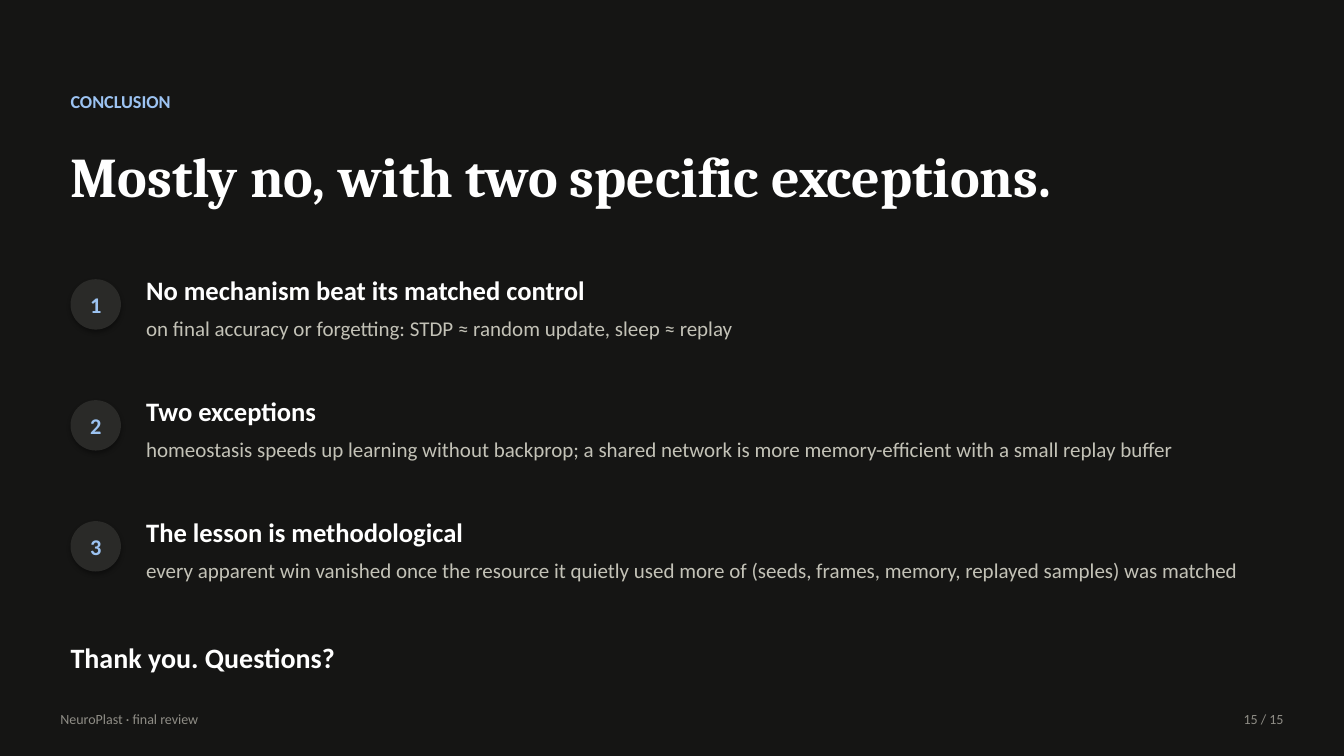
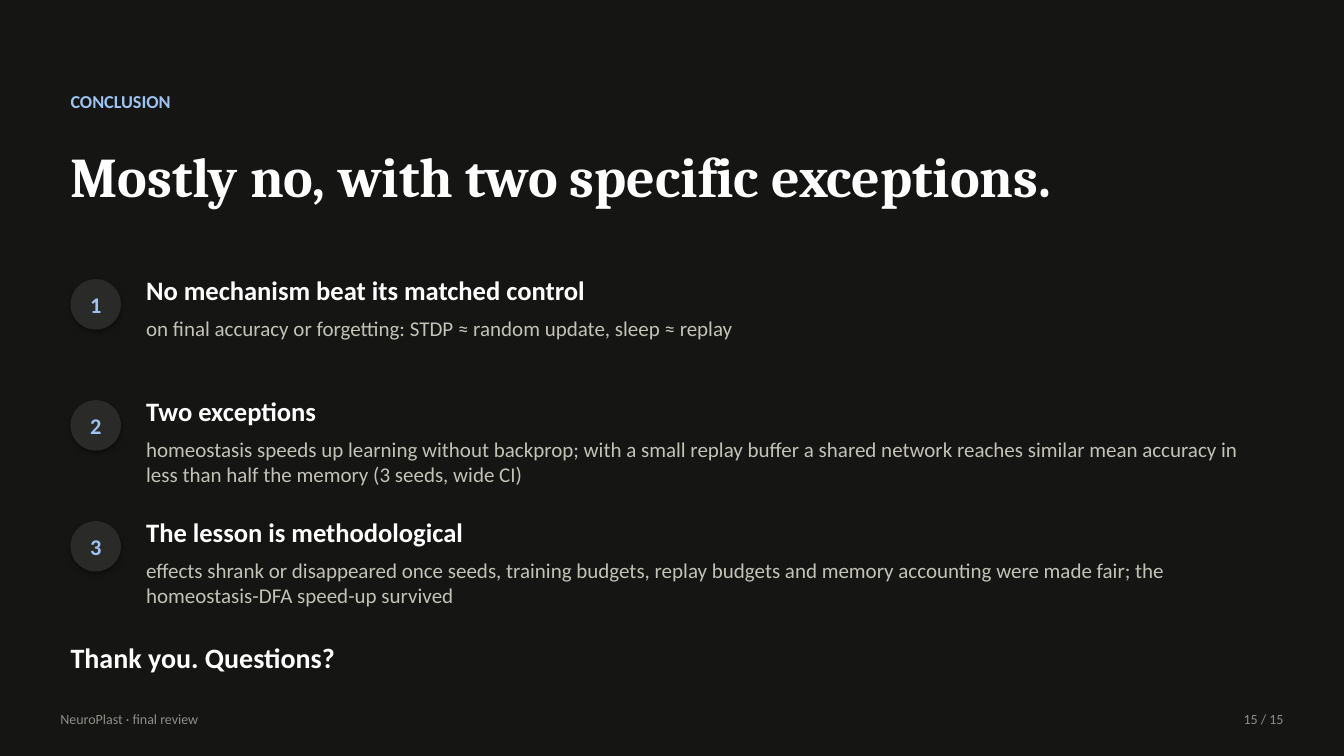
Before and after one commit to VT69/NeuroPlast, a slide deck: slide 15 of presentation/NeuroPlast_final_review.pptx. Drawn at 1344x756 pixels with LibreOffice and Linux fonts; fonts in the diff are those of the drawing. Boxes give left, top, right and bottom in pixels: in the first picture for what was removed or moved away, otherwise in the second. Text is boxed around its words. In the diff, an @@ line names an element or a change of style, - is before the commit and + after.

```diff
--- a/presentation/NeuroPlast_final_review.pptx
+++ b/presentation/NeuroPlast_final_review.pptx
@@ text at [146, 442, 1237, 486]: text changed @@
-homeostasis speeds up learning without backprop; a shared network is more memory-efficient with a small replay buffer
+homeostasis speeds up learning without backprop; with a small replay buffer a shared network reaches similar mean accuracy in less than half the memory (3 seeds, wide CI)
@@ text at [146, 563, 1163, 607]: text changed @@
-every apparent win vanished once the resource it quietly used more of (seeds, frames, memory, replayed samples) was matched
+effects shrank or disappeared once seeds, training budgets, replay budgets and memory accounting were made fair; the homeostasis-DFA speed-up survived
```
Also in this commit, not shown: 4 other slides changed, 27 other files.
